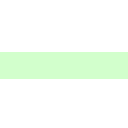
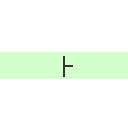
Revision of a layered (128, 128) image; what changed, layer by layer:
added layer "Layer 3" above "Layer 2" over (63, 56, 73, 77)
